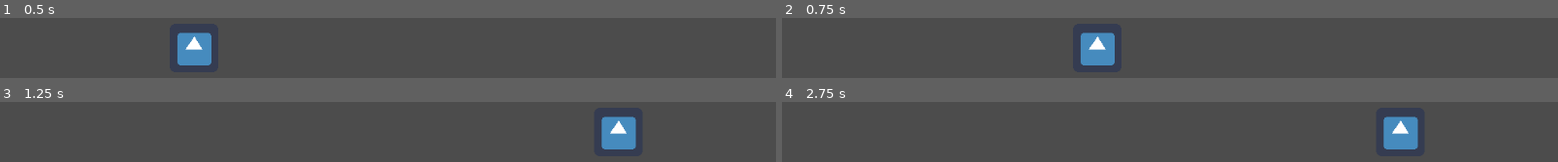
Above: before the commit, frames 1-4 (two rows, left to right).
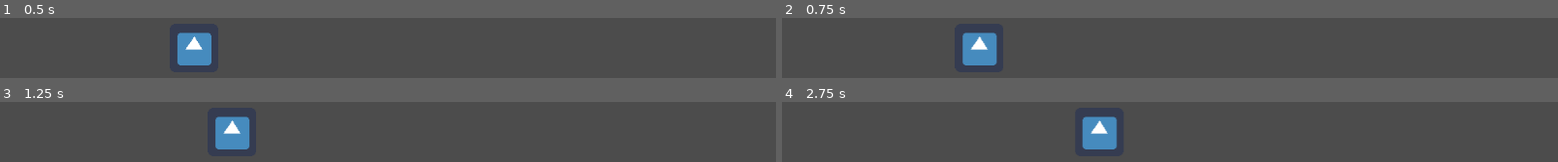
Above: after the commit, the same moments.

Repository: Tiggles/Github-Gameoff-2019
Game: Godot game, scene res://Main.tscn
The game is run twice, just before and just after one commit, with the same random seed, the same clock (stepped at 60 frames per second) and the same inputs. The engine's default icon, where the game draws it, is replaced by a stand-in: a white triangle on a blue panel in a dark square.
Inputs:
- Up to frame 1 (0.5 s): no input
- Up to frame 2 (0.75 s): tap Enter at 0.5 s; hold Right (ui_right) from 0.53 s (still down)
- Up to frame 3 (1.25 s): keep holding Right (ui_right)
- Up to frame 4 (2.75 s): release Right (ui_right) at 1.28 s; hold Left (ui_left) 1.28-2.03 s; hold Right (ui_right) from 2.03 s (still down)

Frame 1 is identical in both runs. In frame 2, 4.8% of the frame differs, in the area x 23-43%, y 24-80%; in frame 3, 4.8%; in frame 4, 4.9%, in the area x 38-82%, y 24-80%.

Commit message:
Better movement

Diff:
--- a/GGGG/Player.gd
+++ b/GGGG/Player.gd
@@ -4,26 +4,33 @@
 # var a = 2
 # var b = "text"
 
-export var movement_speed: int = 800
+var velocity: Vector2
+
+var acceleration: Vector2
+
 export var max_movement_speed: int = 1000
-var velocity: Vector2
+# FIXME: find better name
+export var movement_acceleration: int = 200
 
 # Called when the node enters the scene tree for the first time.
 func _ready() -> void:
-	pass
+	acceleration = Vector2(0, 0)
 
 # Called every frame. 'delta' is the elapsed time since the previous frame.
 func _process(delta: float) -> void:
 	pass
 
-func get_input() -> void:
-	velocity = Vector2()
+func get_input(delta: float) -> void:
 	if Input.is_action_pressed("ui_right"):
-		velocity.x += 1
+		velocity.x = max(min(velocity.x + movement_acceleration * delta, max_movement_speed), -max_movement_speed)
 	if Input.is_action_pressed("ui_left"):
-		velocity.x -= 1
-	velocity = velocity.normalized() * movement_speed;
+		velocity.x = min(max(velocity.x - movement_acceleration * delta, -max_movement_speed), max_movement_speed)
+	if !Input.is_action_pressed("ui_left") and !Input.is_action_pressed("ui_right"):
+		if velocity.x > 0:
+			velocity.x = max(velocity.x - movement_acceleration * delta, 0)
+		else:
+			velocity.x = min(velocity.x + movement_acceleration * delta, 0)
 
 func _physics_process(delta: float):
-	get_input()
-	move_and_slide(velocity)
+	get_input(delta)
+	var val: Vector2 = move_and_slide(velocity)
